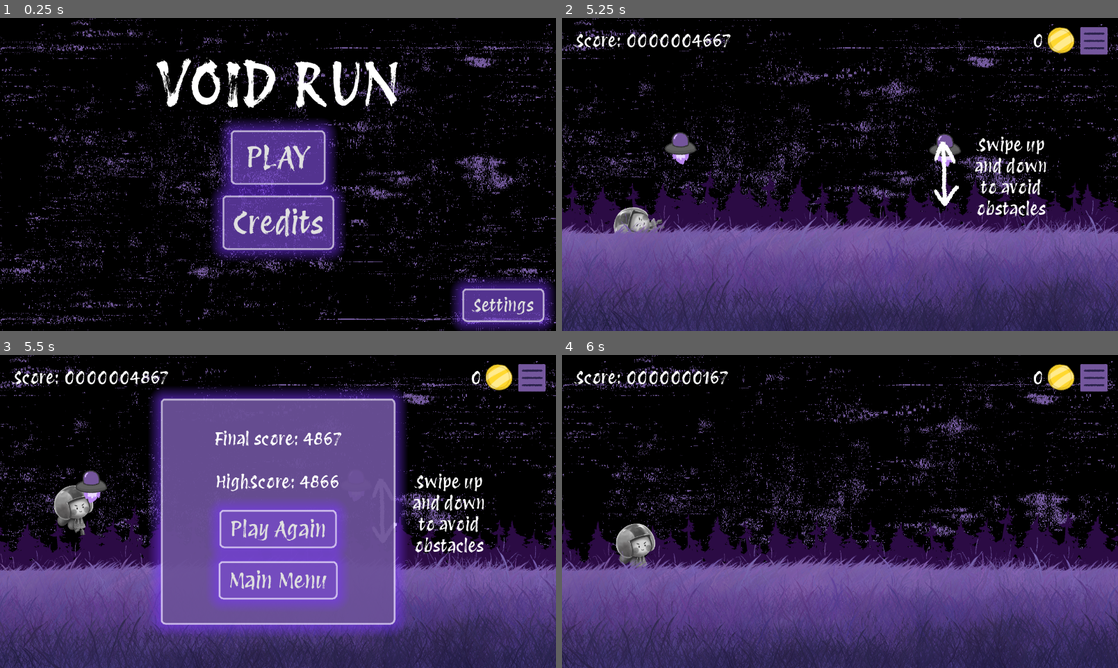
Above: before the commit, frames 1-4 (two rows, left to right).
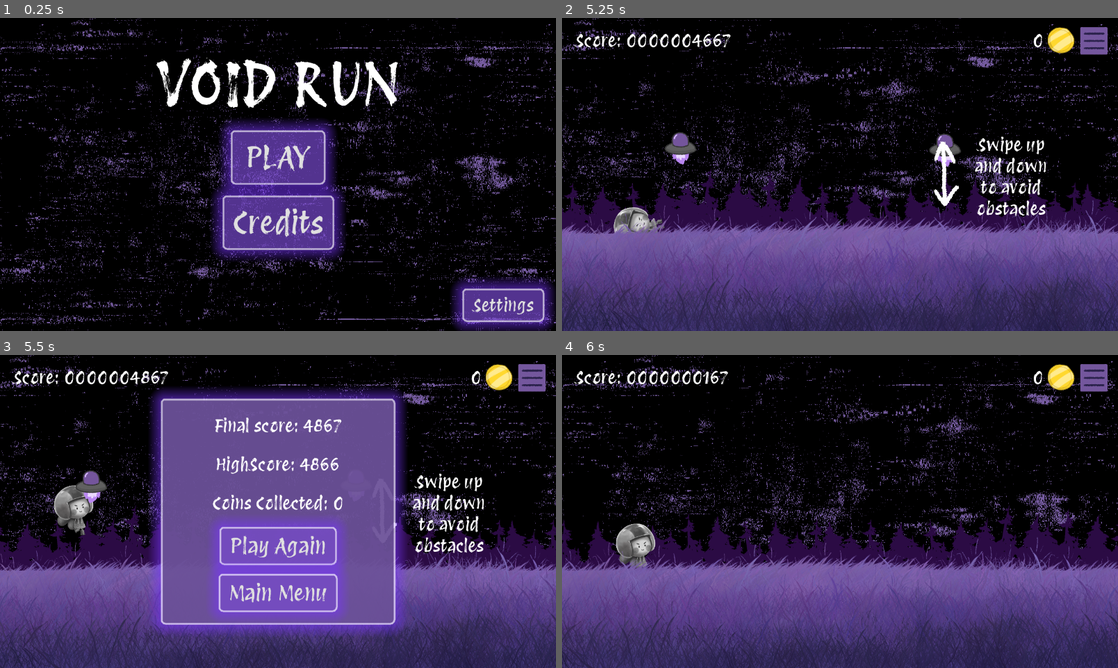
Above: after the commit, the same moments.

Repository: KeyraWebb/mobile-game-small-2025
Game: Godot game, scene res://Scenes/main_menu.tscn
The game is run twice, just before and just after one commit, with the same random seed, the same clock (stepped at 60 frames per second) and the same inputs.
Inputs (mouse positions are in pixels of both pictures, inside the frame that each line leads up to):
- Up to frame 1 (0.25 s): no input
- Up to frame 2 (5.25 s): click "PLAY" at 0.5 s; move the mouse to (962, 158) at 1.27 s; press the mouse at (962, 158) at 1.28 s; hold W (Up) 1.28-2.78 s; move the mouse to (728, 190) at 2.02 s; release the mouse at (728, 190) at 2.03 s; click (728, 190) at 2.1 s; move the mouse to (895, 105) at 2.77 s; press the mouse at (895, 105) at 2.78 s; hold S (Down) 2.78-3.53 s; move the mouse to (812, 237) at 3.52 s; release the mouse at (812, 237) at 3.53 s; hold W (Up) 3.53-5.03 s; click (812, 237) at 3.6 s; move the mouse to (1006, 221) at 4.27 s; press the mouse at (1006, 221) at 4.28 s; move the mouse to (673, 127) at 5.02 s; release the mouse at (673, 127) at 5.03 s; hold S (Down) from 5.03 s (still down); click (673, 127) at 5.1 s
- Up to frame 3 (5.5 s): keep holding S (Down); tap W (Up) at 5.27 s
- Up to frame 4 (6 s): release S (Down) at 5.75 s; click "Play Again" at 5.75 s

Frames 1-2 are identical in both runs. In frame 3, 5.9% of the frame differs, in the area x 38-62%, y 20-85%; in frame 4, nothing differs.

Commit message:
feat(game_over): add coin collected display to game over screen

Diff:
--- a/infinite-runner/Scenes/credits.tscn
+++ b/infinite-runner/Scenes/credits.tscn
@@ -66,7 +66,7 @@
 [node name="Label4" type="Label" parent="PanelContainer/BoxContainer/VBoxContainer2"]
 layout_mode = 2
 theme_override_font_sizes/font_size = 30
-text = "Protest Revolution Font - Google Fonts"
+text = "Protest Revolution Font - Designed by Octavio Pardo"
 horizontal_alignment = 1
 
 [node name="Button" type="Button" parent="PanelContainer/BoxContainer"]
--- a/infinite-runner/Scenes/game_over.tscn
+++ b/infinite-runner/Scenes/game_over.tscn
@@ -22,7 +22,7 @@
 
 [node name="VBoxContainer" type="VBoxContainer" parent="."]
 layout_mode = 2
-theme_override_constants/separation = 50
+theme_override_constants/separation = 40
 alignment = 1
 
 [node name="Final Score" type="RichTextLabel" parent="VBoxContainer"]
@@ -47,6 +47,17 @@
 fit_content = true
 horizontal_alignment = 1
 
+[node name="Coins Collected" type="RichTextLabel" parent="VBoxContainer"]
+layout_mode = 2
+theme_override_font_sizes/bold_italics_font_size = 40
+theme_override_font_sizes/italics_font_size = 40
+theme_override_font_sizes/mono_font_size = 40
+theme_override_font_sizes/normal_font_size = 40
+theme_override_font_sizes/bold_font_size = 40
+text = "Coins Collected: 0000000"
+fit_content = true
+horizontal_alignment = 1
+
 [node name="Play Again" type="Button" parent="VBoxContainer"]
 layout_mode = 2
 size_flags_horizontal = 4
--- a/infinite-runner/Scripts/game_over.gd
+++ b/infinite-runner/Scripts/game_over.gd
@@ -3,6 +3,7 @@
 @onready var gameManager = $"../.."
 @onready var finalScoreLabel = $"VBoxContainer/Final Score"
 @onready var highScoreLabel = $"VBoxContainer/High Score"
+@onready var coinsLabel = $"VBoxContainer/Coins Collected"
 
 func gameOver():
 	finalScoreLabel.text = "Final score: %.0f" % gameManager.score
@@ -11,6 +12,7 @@
 		Global.saveGame()
 
 	highScoreLabel.text = "HighScore: %.0f" % Global.HighScore
+	coinsLabel.text = "Coins Collected: %.0f" % gameManager.coins
 
 	get_tree().paused = true
 	self.visible = true
